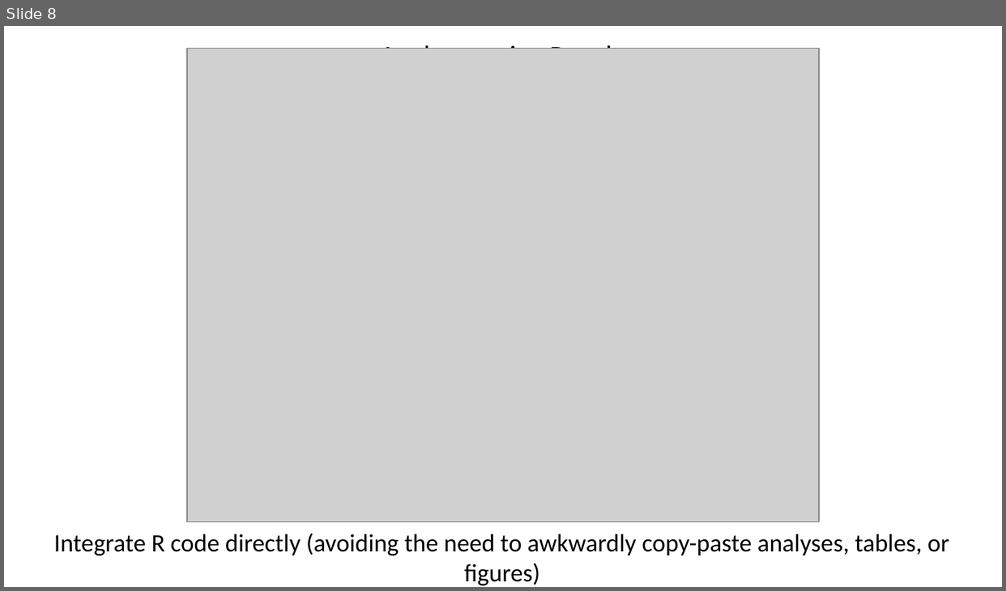
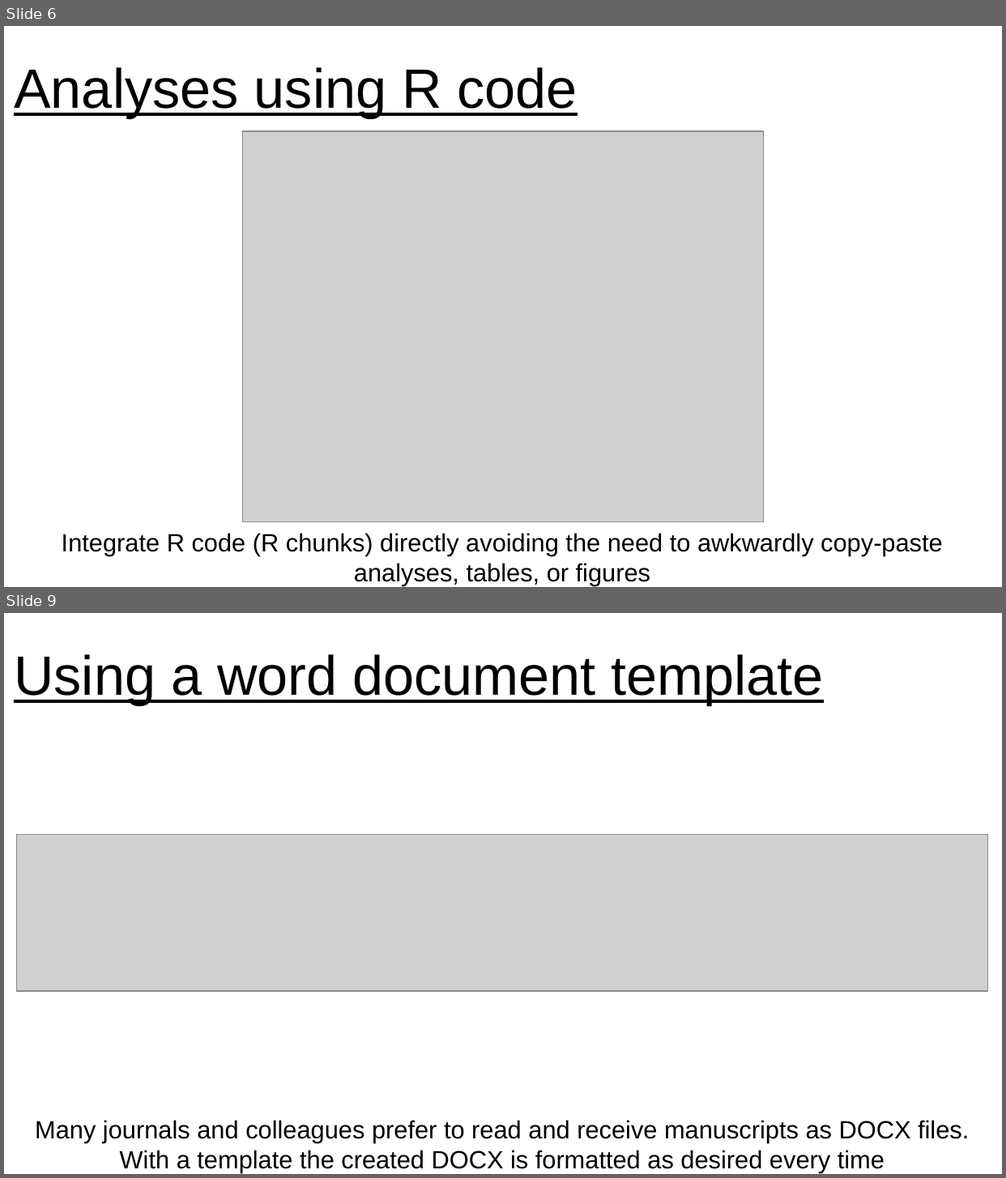
Before and after one commit to jennahamlin/GiGte, a slide deck: GiGte.pptx. Shown one above the other, each under a label of ours: slide 8 before the commit, slides 6 and 9 after it; the slides between them are not shown. The pictures are 1006x591 and 1006x1178 pixels, drawn with LibreOffice and Linux fonts; fonts in the diff are those of the drawing; grey boxes stand for pictures. Boxes give left, top, right and bottom in pixels: in the first picture for what was removed or moved away, otherwise in the second. Text is boxed around its words. In the diff, an @@ line names an element or a change of style, - is before the commit and + after.

Commit message:
add most of images and slides for ppt

```diff
--- a/GiGte.pptx
+++ b/GiGte.pptx
@@ slide 9 added at box(4, 613, 1002, 1174), background #FFFFFF @@
@@ title added at box(14, 654, 824, 705), 40 pt, text #000000, underline @@
+Using a word document template
@@ picture added at box(16, 835, 988, 991) @@
@@ text added at box(35, 1120, 969, 1173), 18 pt, text #000000 @@
+Many journals and colleagues prefer to read and receive manuscripts as DOCX files. With a template the created DOCX is formatted as desired every time
@@ what was slide 8 is now slide 6 @@
@@ slide 6 changed as well @@
@@ title "Analyses using R code": place and size @@
-title "Analyses using R code" at box(380, 42, 625, 49)
+title "Analyses using R code" at box(14, 67, 577, 118)
@@ title "Analyses using R code" at box(14, 67, 577, 118): size 20 to 40 pt, font Calibri to Arial, underline on; alignment centre to left @@
@@ picture: place and size @@
-picture at box(186, 48, 818, 522)
+picture at box(242, 132, 764, 523)
@@ text at box(62, 533, 943, 586): text changed; font Calibri to Arial @@
-Integrate R code directly (avoiding the need to awkwardly copy-paste analyses, tables, or figures)
+Integrate R code (R chunks) directly avoiding the need to awkwardly copy-paste analyses, tables, or figures
```
Also in this commit, not shown: 5 other slides changed, 8 other slides added, 3 slides removed, 8 other files.
